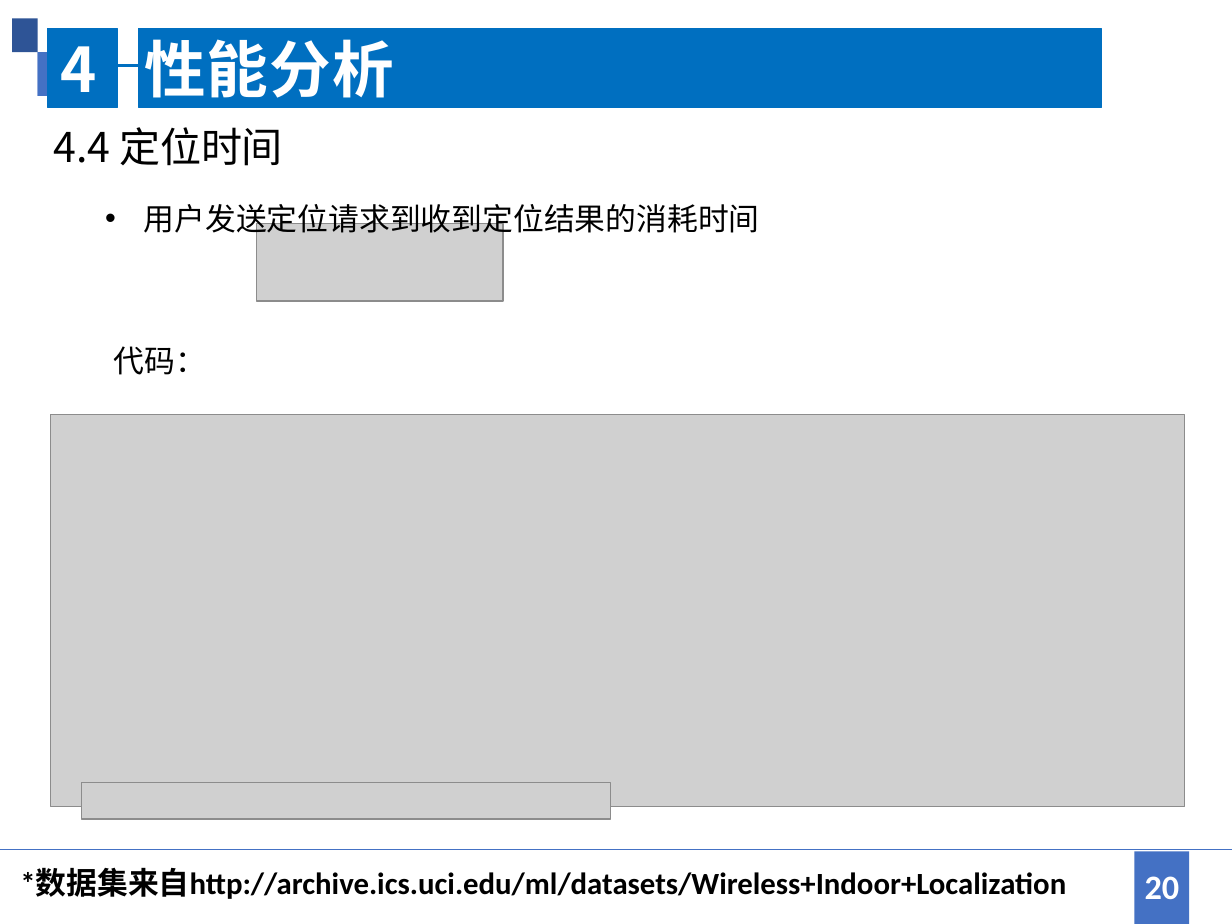
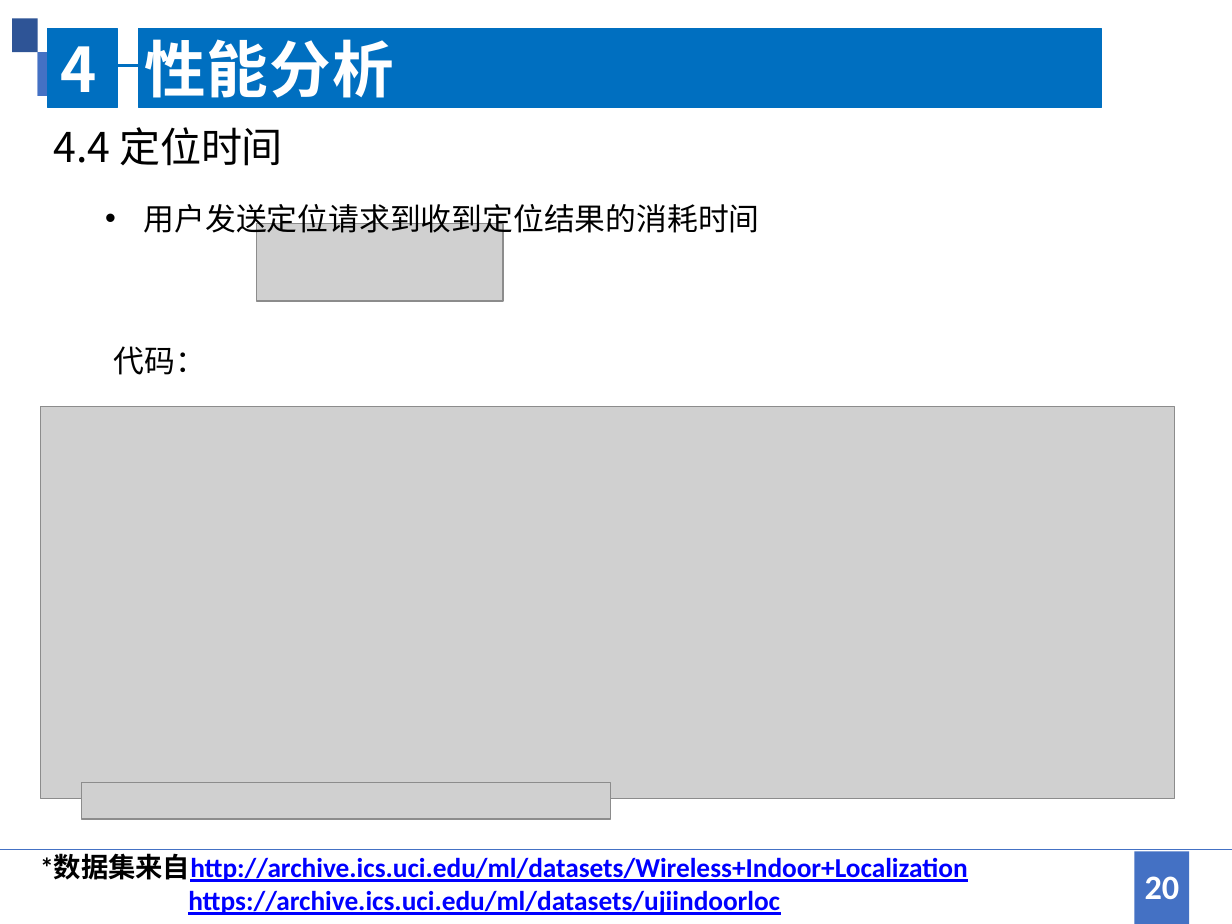
Before and after one commit to jingwei1205/MyCourse, a slide deck: slide 20 of 卫星定位/WIFI室内定位方法综述.pptx. Drawn at 1232x924 pixels with LibreOffice and Linux fonts; fonts in the diff are those of the drawing; grey boxes stand for pictures. Boxes give left, top, right and bottom in pixels: in the first picture for what was removed or moved away, otherwise in the second. Text is boxed around its words. In the diff, an @@ line names an element or a change of style, - is before the commit and + after.

```diff
--- a/卫星定位/WIFI室内定位方法综述.pptx
+++ b/卫星定位/WIFI室内定位方法综述.pptx
@@ picture: place and size @@
-picture at [51, 415, 1184, 807]
+picture at [41, 407, 1174, 798]
@@ text "*数据集来自http://archive.ics.uci.edu/ml/datasets/Wireless+Indoor ...": place and size @@
-text "*数据集来自http://archive.ics.uci.edu/ml/datasets/Wireless+Indoor ..." at [20, 868, 1066, 899]
+text "*数据集来自http://archive.ics.uci.edu/ml/datasets/Wireless+Indoor ..." at [40, 854, 968, 915]
@@ text at [40, 854, 968, 882]: size 18 to 16 pt, text colour #000000 to #0000FF, underline on in "*数据集来自http://archive.ics.uci.edu/ml/datasets/Wireless+Indoor ..." @@
@@ text at [188, 890, 780, 915]: paragraph added @@
+https://archive.ics.uci.edu/ml/datasets/ujiindoorloc
```
Also in this commit, not shown: 3 other files.
